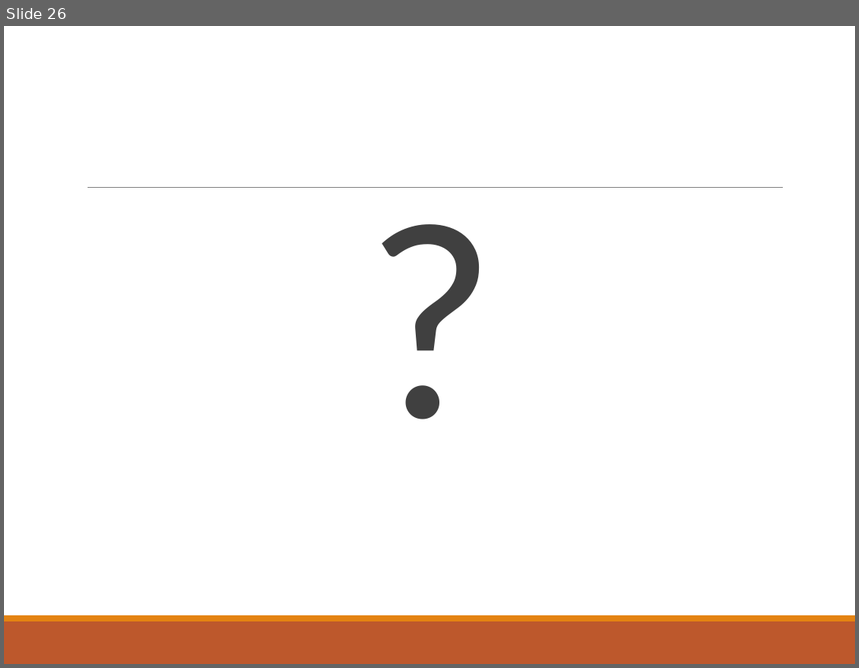
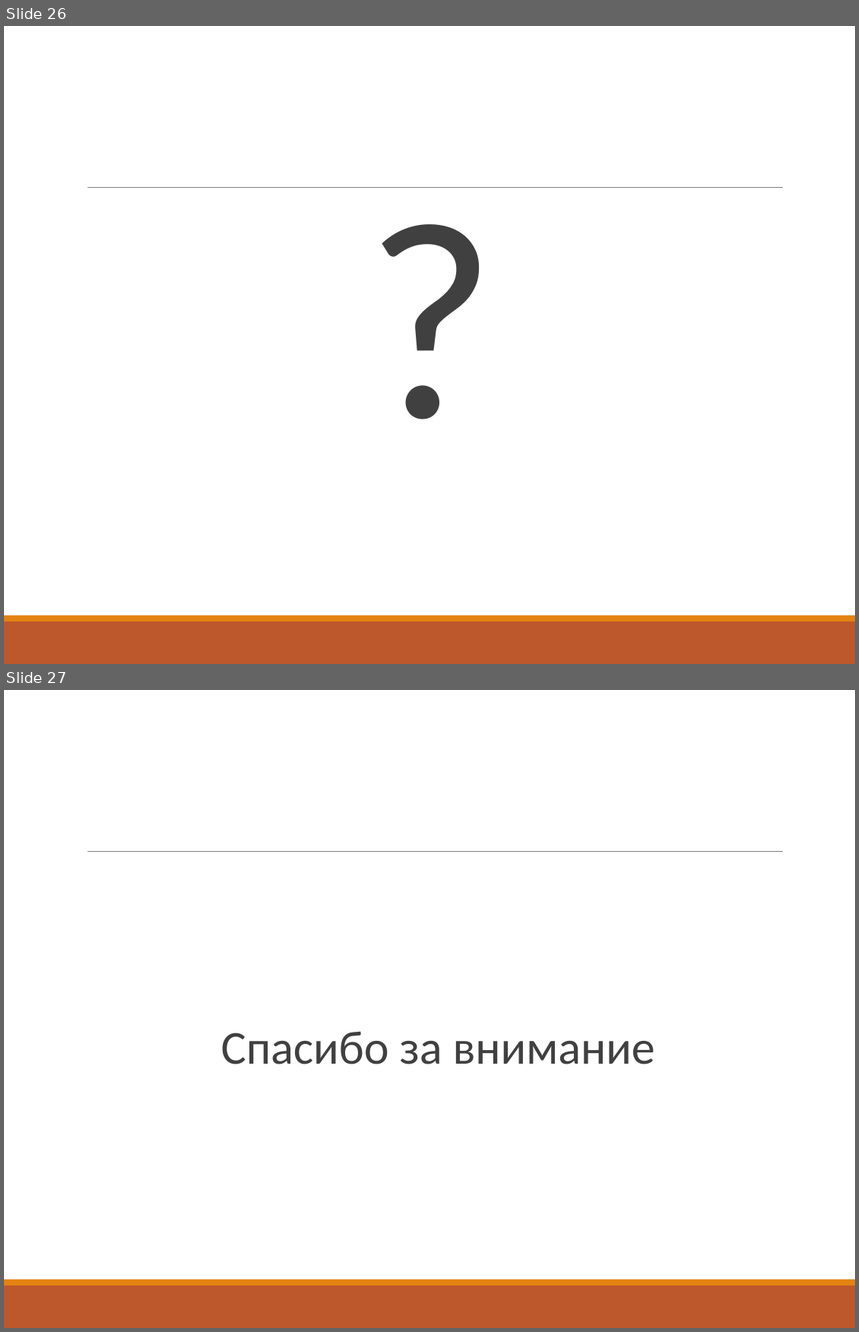
Before and after one commit to vitali-kviatkouski/personal, a slide deck: epamkids/EPAMKids.pptx. Shown one above the other, each under a label of ours: slide 26 before the commit, slides 26 and 27 after it. The pictures are 859x668 and 859x1332 pixels, drawn with LibreOffice and Linux fonts; fonts in the diff are those of the drawing. Boxes give left, top, right and bottom in pixels: in the first picture for what was removed or moved away, otherwise in the second. Text is boxed around its words. In the diff, an @@ line names an element or a change of style, - is before the commit and + after.

Commit message:
Added finishing slide

```diff
--- a/epamkids/EPAMKids.pptx
+++ b/epamkids/EPAMKids.pptx
@@ slide 27 added at bbox=[4, 690, 855, 1328], background #FFFFFF; not listed: 3 template elements that a slide beside it also shows @@
@@ text added at bbox=[221, 1031, 655, 1065], 40 pt, text #404040 @@
+  Спасибо за внимание
```
